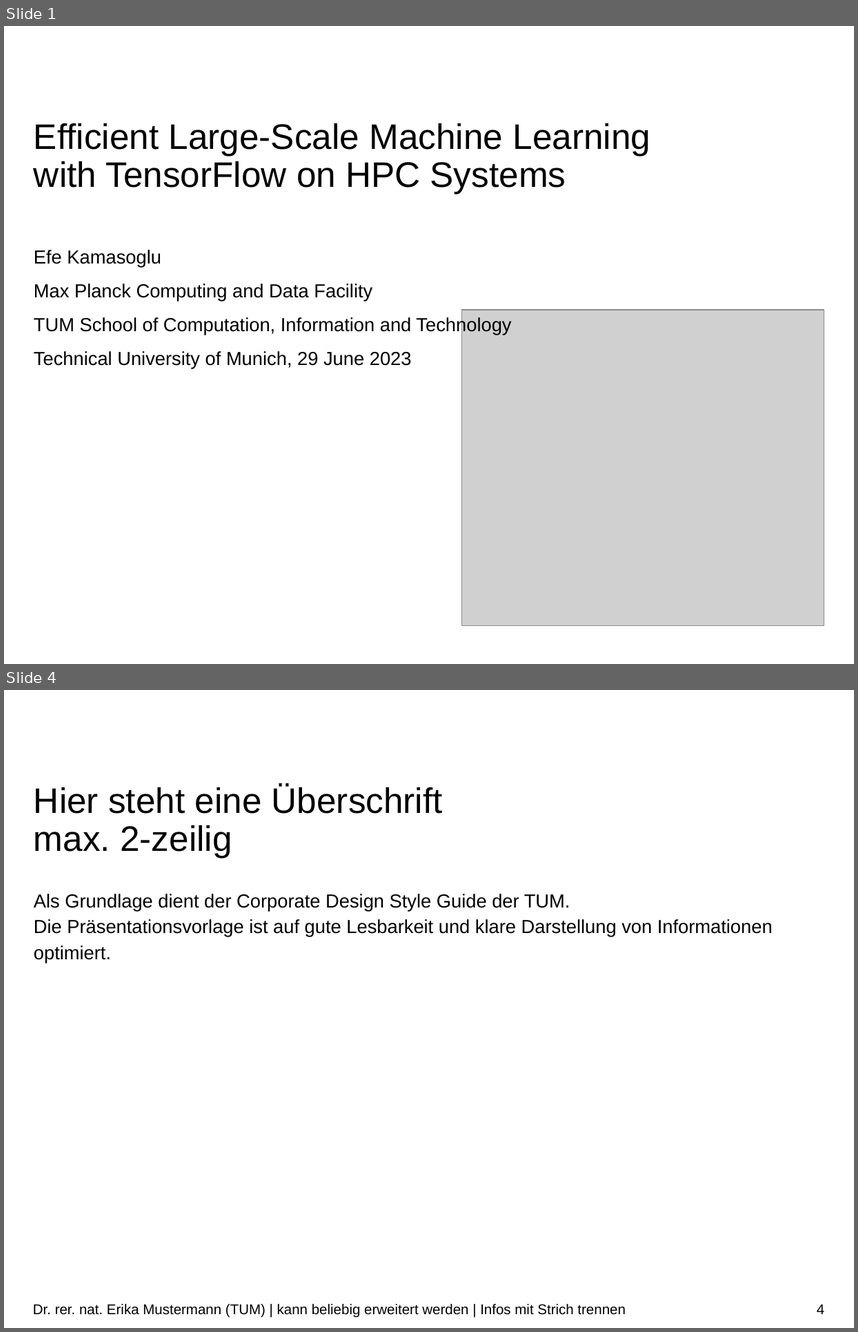
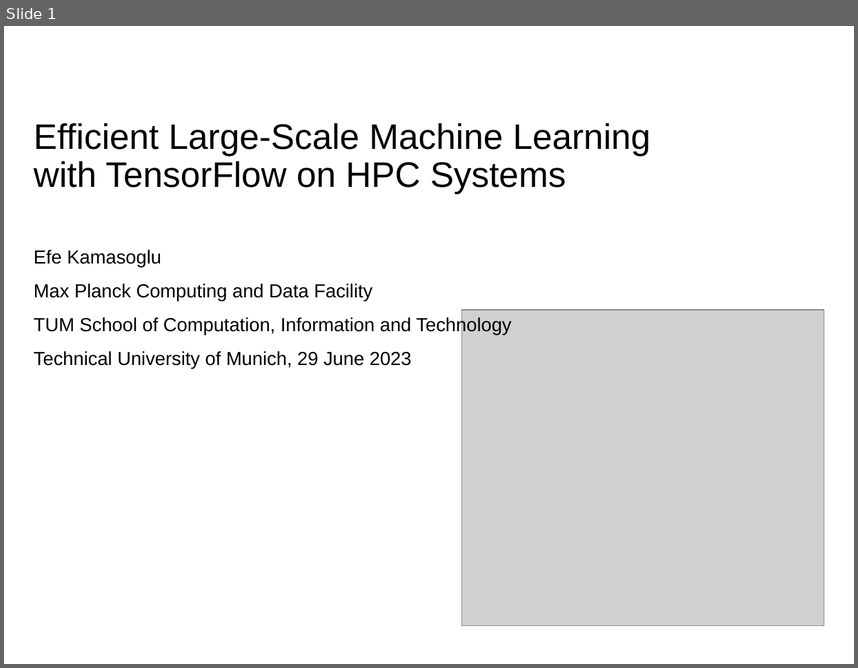
Before and after one commit to ekm01/EPHPC, a slide deck: Presentation/EPHPC_Presentation.odp. Shown one above the other, each under a label of ours: slides 1 and 4 before the commit, slide 1 after it; the slides between them are not shown. The pictures are 858x1332 and 858x668 pixels, drawn with LibreOffice and Linux fonts; fonts in the diff are those of the drawing; grey boxes stand for pictures; background and template pictures are left out. Boxes give left, top, right and bottom in pixels: in the first picture for what was removed or moved away, otherwise in the second. Text is boxed around its words. In the diff, an @@ line names an element or a change of style, - is before the commit and + after.

```diff
--- a/Presentation/EPHPC_Presentation.odp
+++ b/Presentation/EPHPC_Presentation.odp
@@ slide 4 removed at [4, 690, 854, 1328], background #FFFFFF @@
@@ title removed at [34, 785, 443, 858] @@
-Hier steht eine Überschrift
-max. 2-zeilig
@@ text removed at [34, 894, 773, 963] @@
-Als Grundlage dient der Corporate Design Style Guide der TUM.
-Die Präsentationsvorlage ist auf gute Lesbarkeit und klare Darstellung von Informationen optimiert.
@@ text removed at [33, 1303, 625, 1317] @@
-Dr. rer. nat. Erika Mustermann (TUM) | kann beliebig erweitert werden | Infos mit Strich trennen
@@ page number removed at [817, 1304, 824, 1314] @@
-4
```
Also in this commit, not shown: 7 slides changed, 11 other slides removed, 1 other file.
